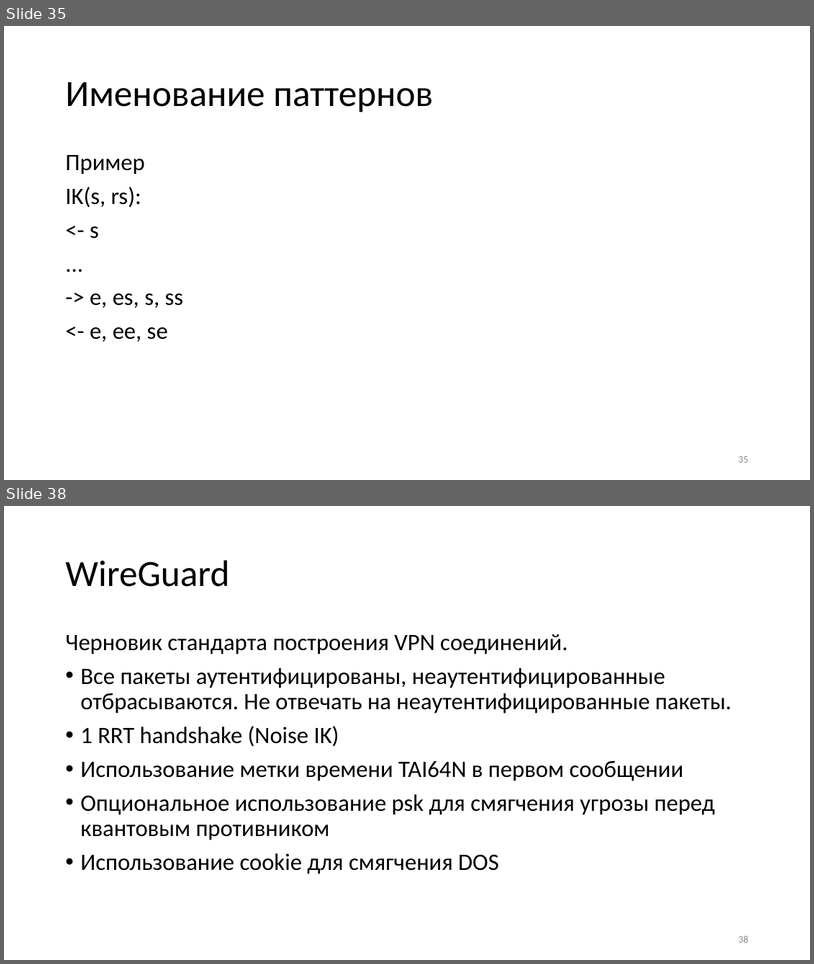
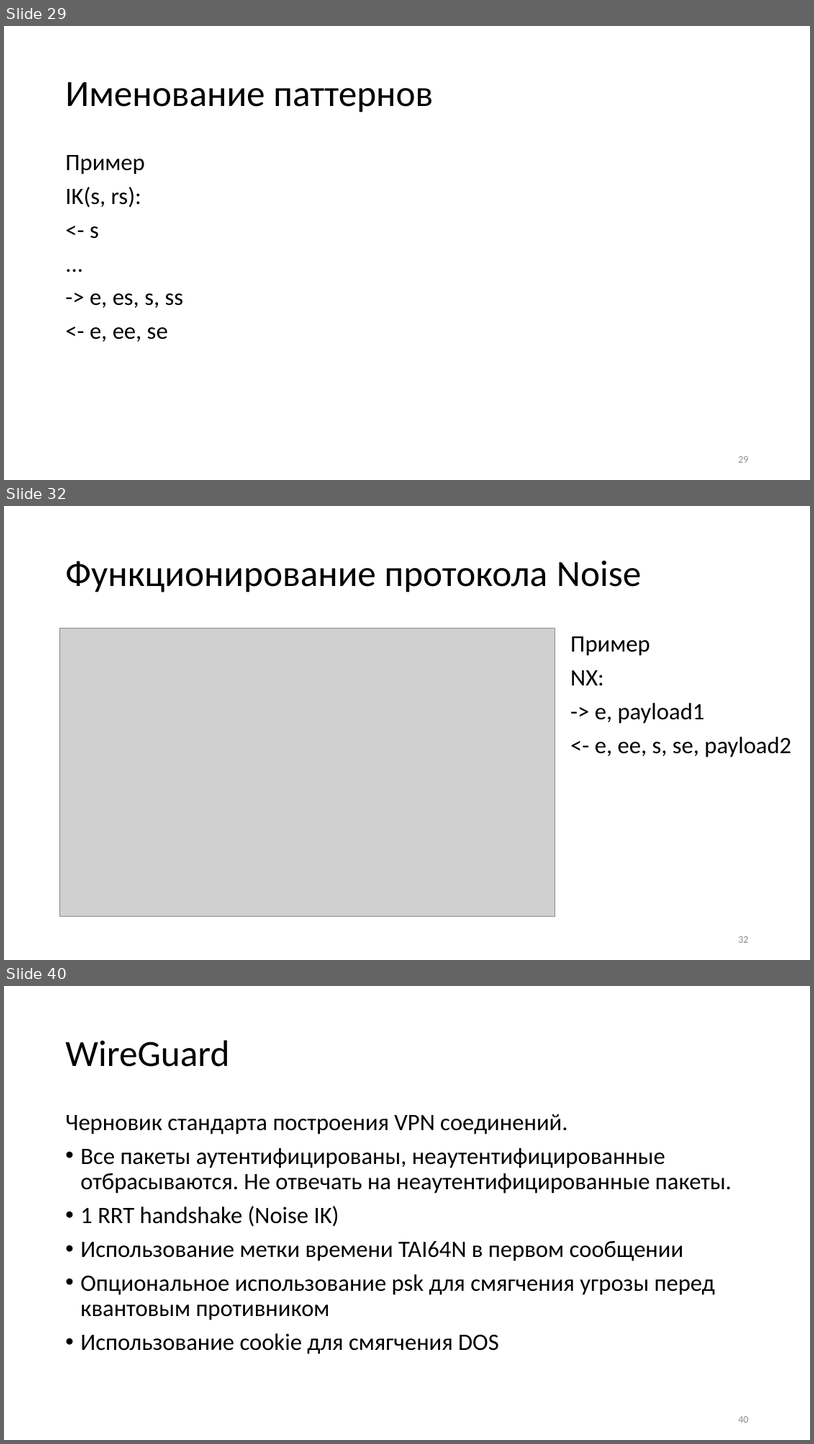
Before and after one commit to CryptoCourse/CryptoLectures, a slide deck: Lectures/Lecture0x2.pptx. Shown one above the other, each under a label of ours: slides 35 and 38 before the commit, slides 29, 32 and 40 after it; the slides between them are not shown. The pictures are 814x964 and 814x1444 pixels, drawn with LibreOffice and Linux fonts; fonts in the diff are those of the drawing; grey boxes stand for pictures. Boxes give left, top, right and bottom in pixels: in the first picture for what was removed or moved away, otherwise in the second. Text is boxed around its words. In the diff, an @@ line names an element or a change of style, - is before the commit and + after.

Commit message:
Актуализация лекции про noise

```diff
--- a/Lectures/Lecture0x2.pptx
+++ b/Lectures/Lecture0x2.pptx
@@ slide 32 added at bbox=[4, 506, 810, 960], background #FFFFFF @@
@@ title added at bbox=[65, 560, 641, 592], 44 pt, text #000000 @@
+Функционирование протокола Noise
@@ picture added at bbox=[59, 628, 556, 916] @@
@@ text added at bbox=[571, 636, 792, 757], 28 pt, text #000000 @@
+Пример
+NX:
+-> e, payload1
+<- e, ee, s, se, payload2
@@ page number added at bbox=[738, 936, 748, 942], 12 pt, text #8C8C8C @@
+32
@@ what was slide 35 is now slide 29 @@
@@ page number at bbox=[738, 456, 748, 462]: text changed @@
-35
+29
@@ what was slide 38 is now slide 40 @@
@@ page number at bbox=[738, 1416, 748, 1422]: text changed @@
-38
+40
```
Also in this commit, not shown: 3 slides changed, 7 other slides added, 6 slides removed, 2 other files.
